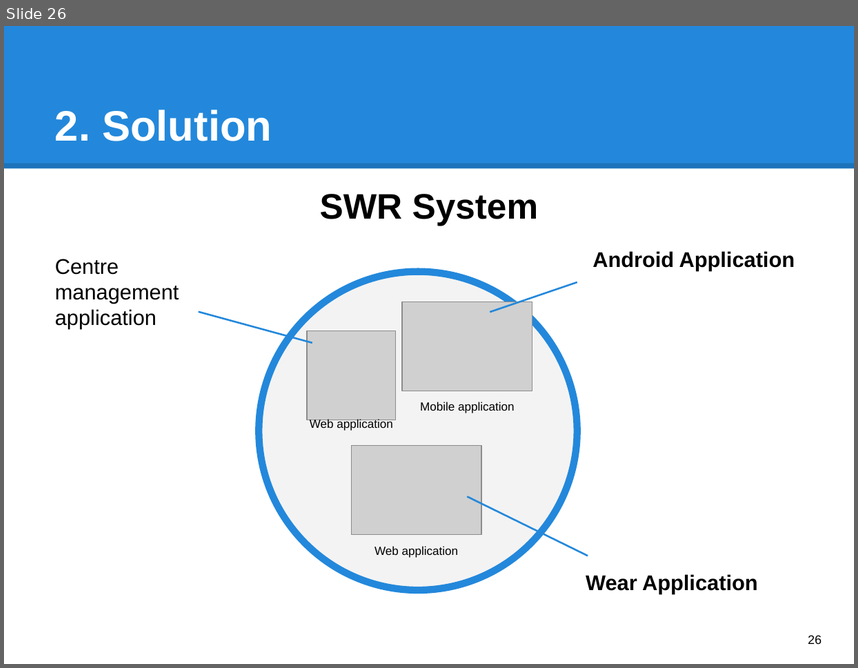
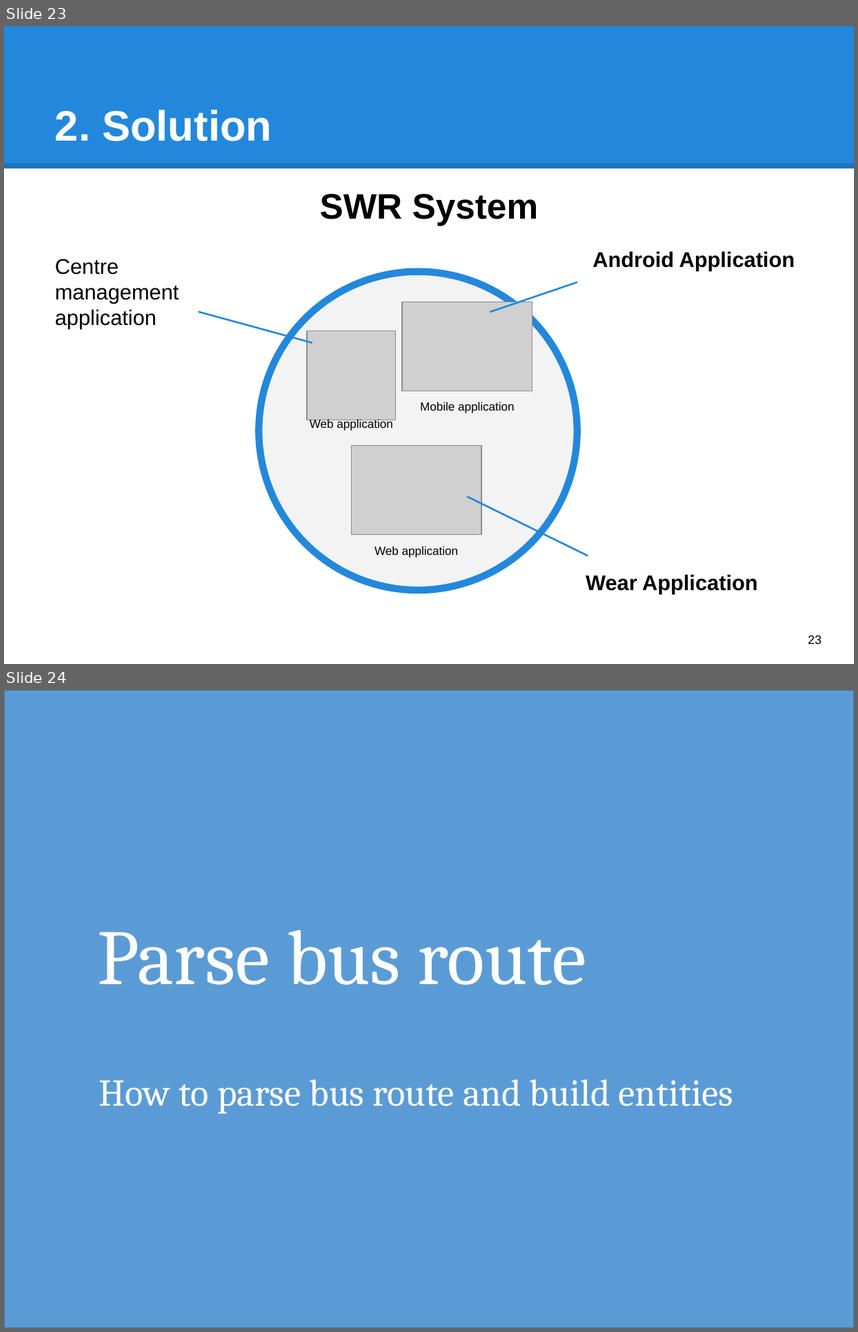
Before and after one commit to hqt/street-router, a slide deck: Document/presentation/full presentation.pptx. Shown one above the other, each under a label of ours: slide 26 before the commit, slides 23 and 24 after it. The pictures are 858x668 and 858x1332 pixels, drawn with LibreOffice and Linux fonts; fonts in the diff are those of the drawing; grey boxes stand for pictures. Boxes give left, top, right and bottom in pixels: in the first picture for what was removed or moved away, otherwise in the second. Text is boxed around its words. In the diff, an @@ line names an element or a change of style, - is before the commit and + after.

```diff
--- a/Document/presentation/full presentation.pptx
+++ b/Document/presentation/full presentation.pptx
@@ slide 24 added at (4,690,854,1328), background #FFFFFF @@
@@ rectangle added at (4,690,854,1328), fill #5B9BD5, outline #43739E 1 pt @@
@@ title added at (98,929,586,985), 66 pt, text #FFFFFF @@
+Parse bus route
@@ text added at (99,1079,733,1114), 32 pt, text #FFFFFF @@
+How to parse bus route and build entities
@@ what was slide 26 is now slide 23 @@
@@ page number at (808,635,822,644): text changed @@
-26
+23
```
Also in this commit, not shown: 124 other slides added, 7 slides removed, 4 other files.
